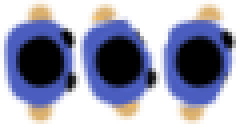
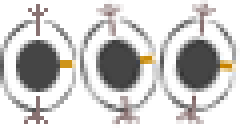
The second 240px x 128px image is a revision of the first. Changes to its layers:
added layer "Layer 5" above "Layer 4" over [left=156, top=0, right=240, bottom=124]
added layer "Layer 4" above "Layer 2 copy 3" over [left=76, top=0, right=164, bottom=128]
added layer "Layer 2 copy 3" above "Layer 2 copy 2" over [left=0, top=4, right=80, bottom=124]
hid "Layer 2 copy 2" over [left=160, top=0, right=236, bottom=124]
hid "Layer 2 copy" over [left=76, top=0, right=164, bottom=124]
hid "Layer 2" over [left=0, top=0, right=80, bottom=124]
